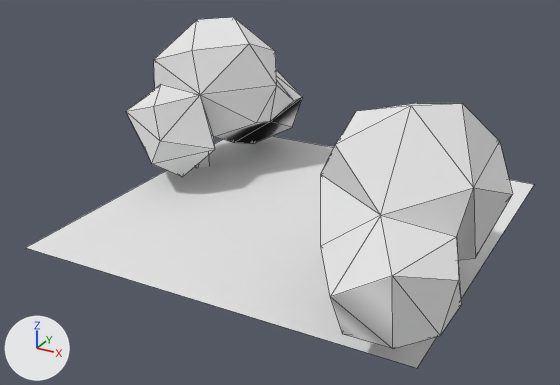
Before and after pictures for a commit that changed the Blender file Blender Models/StraightTile.blend.
Before and after are seen from a camera (50 mm lens) standing at (1.71, -3.35, 1.77) and looking at (-0.02, -0.21, 0.2). Every picture has the same lights, and +X, +Y and +Z are marked at lower left. Mesh edges are drawn as thin lines.
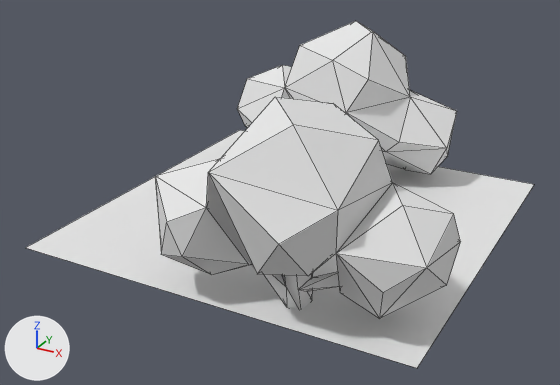
The edits, one by one:
me_plane has 138 vertices, 183 faces and spans x -1.16..1.16, y -1.2..1.05, z -0.03..0.91.
me_plane is used by ob_plane; location (0.0, 0.0, 0.0).
me_plane part 1: the loose piece of 19 vertices spanning x 0.74..0.93, y -0.71..-0.31, z -0.01..0.27 is multiplied about its middle by the matrix ((-0.031, 0.994, 0.104), (-0.995, -0.021, -0.095), (-0.092, -0.106, 0.99)), then moved by (-0.41, -0.31, -0.01).
me_plane part 2: the loose piece of 39 vertices spanning x 0.44..1.16, y -1.2..0.04, z 0.03..0.91 is multiplied about its middle by the matrix ((-0.031, 0.994, 0.104), (-0.995, -0.021, -0.095), (-0.092, -0.106, 0.99)), then moved by (-0.41, -0.25, 0.0).
me_plane part 3: the loose piece of 39 vertices spanning x -1.16..-0.4, y -0.23..1.05, z 0.0..0.88 is multiplied about its middle by the matrix ((0.327, 0.943, 0.062), (-0.935, 0.332, -0.123), (-0.136, -0.018, 0.99)), then moved by (0.71, 0.27, 0.0).
me_plane part 4: the loose piece of 19 vertices spanning x -1.0..-0.81, y 0.13..0.54, z -0.03..0.26 is multiplied about its middle by the matrix ((0.327, 0.943, 0.062), (-0.935, 0.332, -0.123), (-0.136, -0.018, 0.99)), then moved by (0.75, 0.41, 0.02).

What differs and where, as boxes [x1, y1, x2, y2] in the pictures (560 x 385 px; the box of a moved part takes in the faces that stretch with it):
'Plane', reshaped: before [26, 17, 534, 368]; after [26, 21, 534, 368]
part 1 of me_plane, moved or reshaped (not visible before): after [264, 272, 340, 309]
part 2 of me_plane, moved or reshaped: before [321, 103, 513, 349]; after [155, 97, 460, 319]
part 3 of me_plane, moved or reshaped: before [126, 17, 303, 177]; after [237, 21, 457, 174]
part 4 of me_plane, moved or reshaped (not visible afterwards): before [195, 155, 210, 168]
